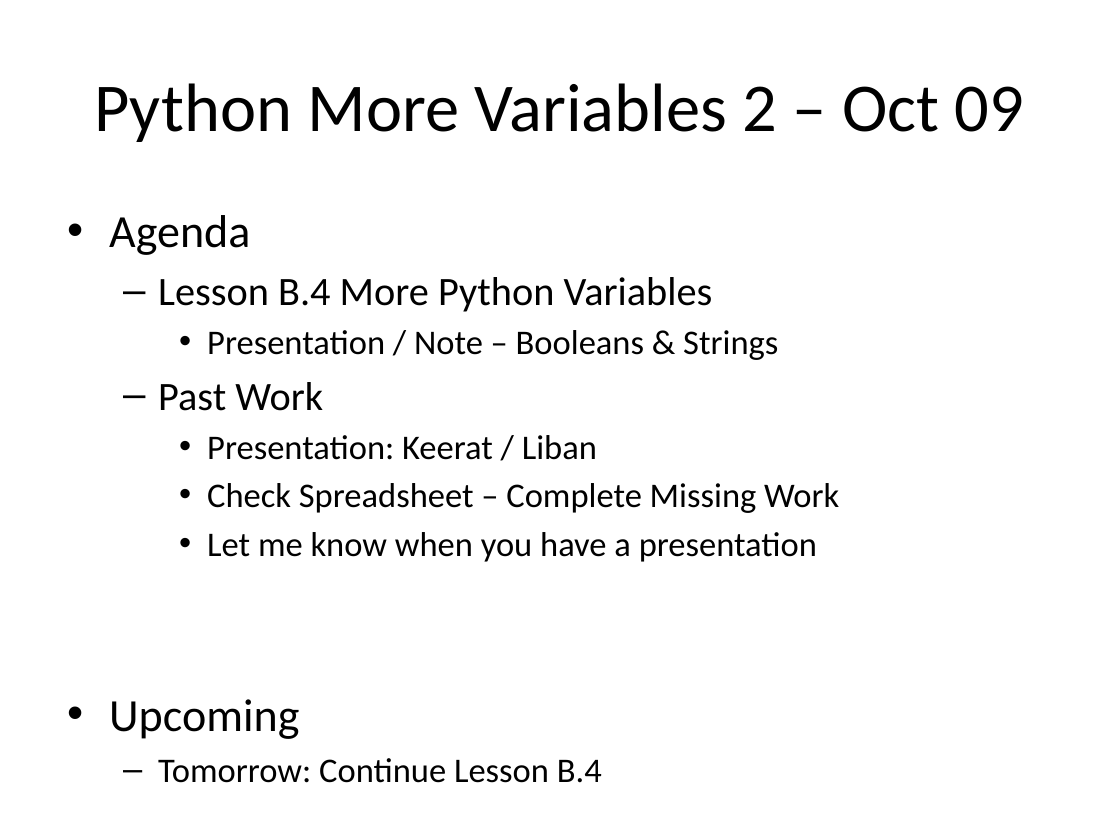
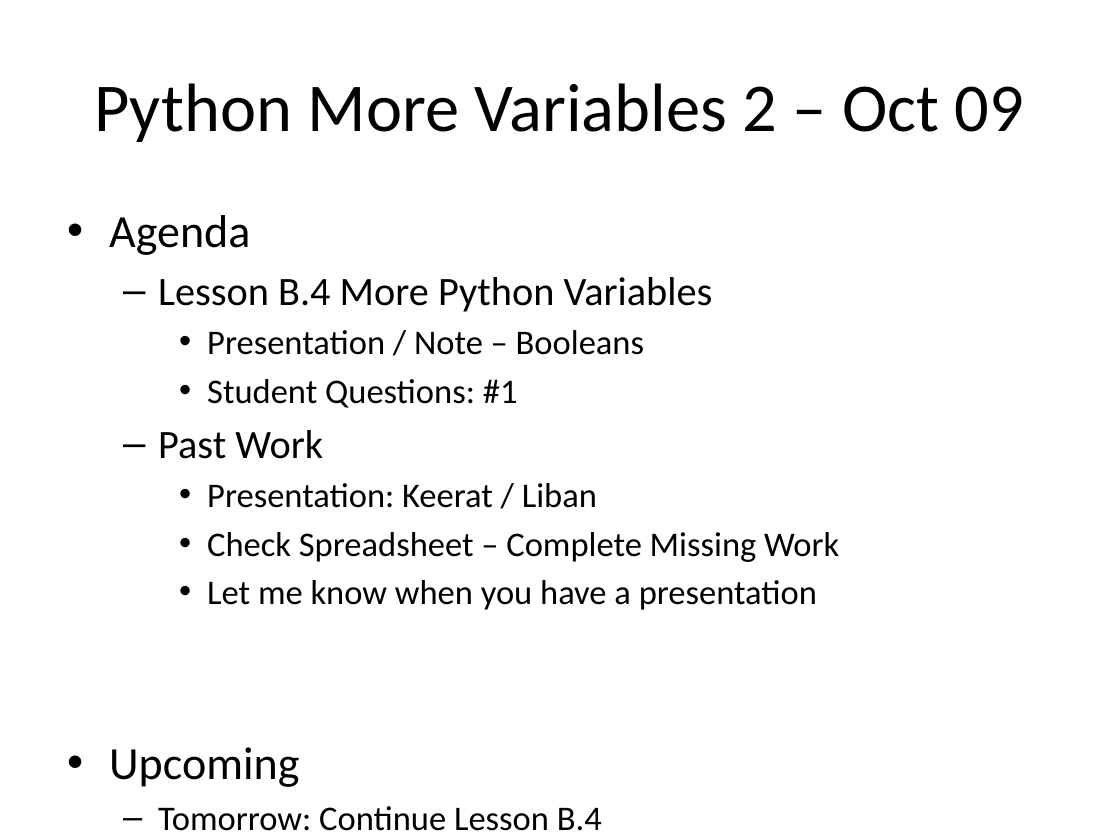
Before and after one commit to Greg5519/ICS2O0, a slide deck: slide 1 of Daily Agendas/Day6.3_PythonMoreVariables2.pptx. Drawn at 1120x840 pixels with LibreOffice and Linux fonts; fonts in the diff are those of the drawing. Boxes give left, top, right and bottom in pixels: in the first picture for what was removed or moved away, otherwise in the second. Text is boxed around its words. In the diff, an @@ line names an element or a change of style, - is before the commit and + after.

```diff
--- a/Daily Agendas/Day6.3_PythonMoreVariables2.pptx
+++ b/Daily Agendas/Day6.3_PythonMoreVariables2.pptx
@@ text at [207,330,644,408]: text changed @@
-    • Presentation / Note – Booleans & Strings
+    • Presentation / Note – Booleans
+    • Student Questions: #1
```
Also in this commit, not shown: 1 slide removed, 2 other files.
